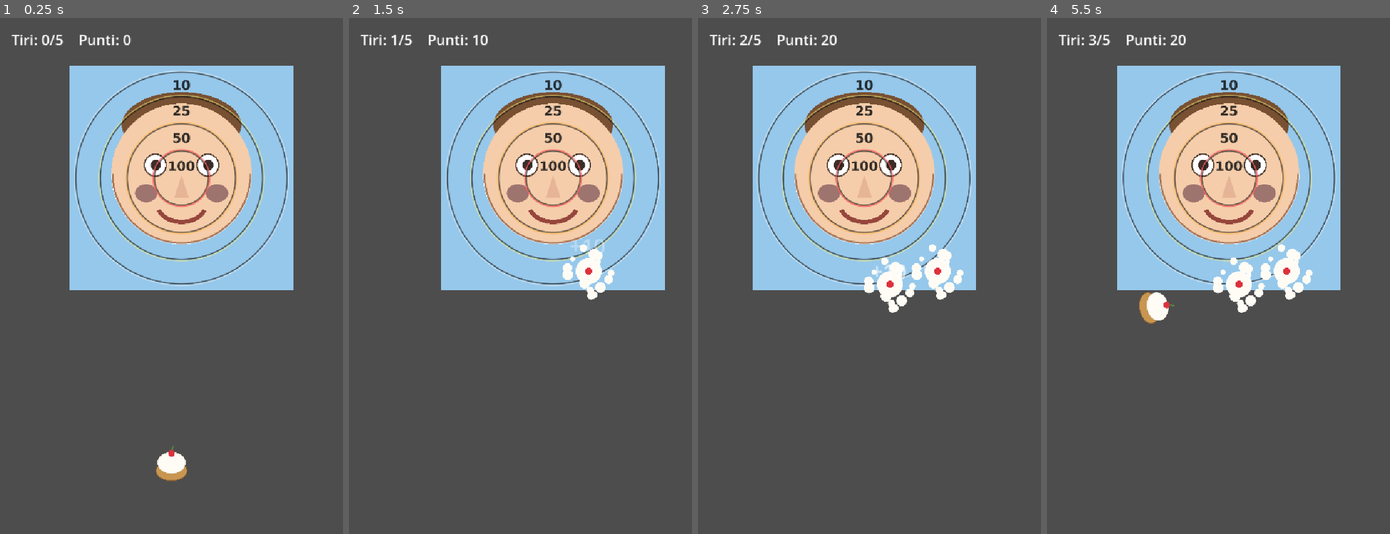
Above: before the commit, frames 1-4 (left to right).
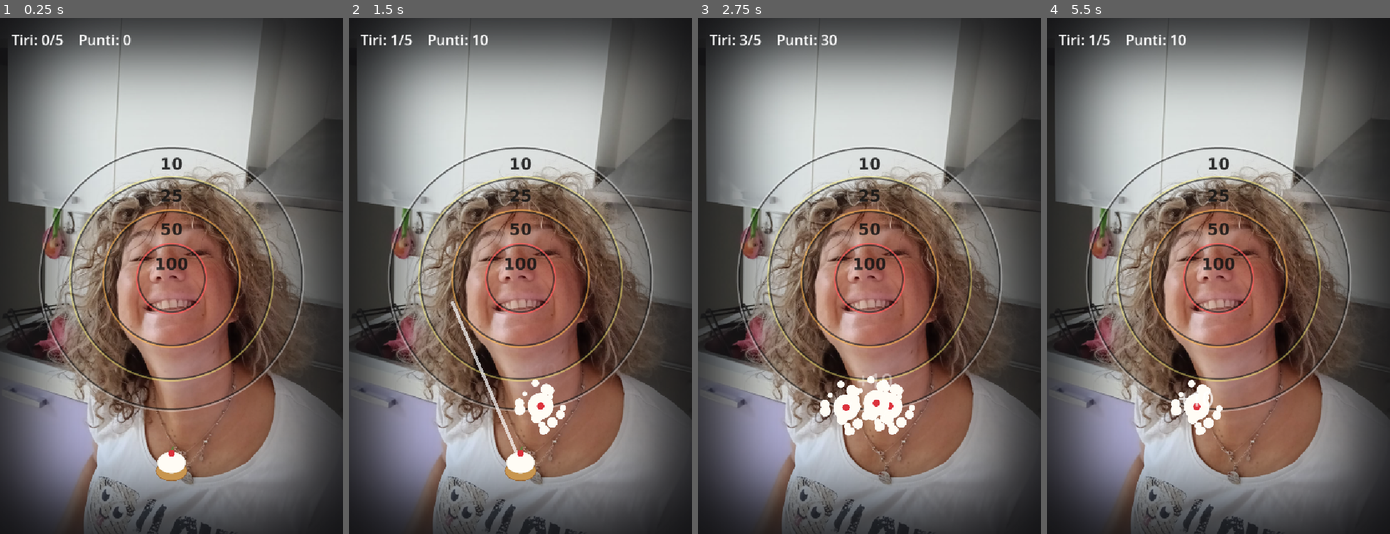
Above: after the commit, the same moments.

Repository: nicolaregge-pulse/corso-godot
Game: Godot game, scene res://main.tscn
The game is run twice, just before and just after one commit, with the same random seed, the same clock (stepped at 60 frames per second) and the same inputs.
Inputs (mouse positions are in pixels of both pictures, inside the frame that each line leads up to):
- Up to frame 1 (0.25 s): no input
- Up to frame 2 (1.5 s): tap Enter (ui_accept) at 0.5, 0.77 s; move the mouse to (595, 250) at 0.52 s; click (595, 250) at 0.67 s; move the mouse to (451, 301) at 1.27 s; click (451, 301) at 1.42 s
- Up to frame 3 (2.75 s): tap Enter (ui_accept) at 1.52 s; move the mouse to (903, 162) at 2.02 s; click (903, 162) at 2.17 s
- Up to frame 4 (5.5 s): move the mouse to (1201, 379) at 2.77 s; click (1201, 379) at 2.92 s; tap Enter (ui_accept) at 3.02, 3.77, 5.27 s; move the mouse to (1321, 353) at 3.52 s; click (1321, 353) at 3.67 s; click (1218, 456) at 4.25 s, where only the run after the commit has a clickable "RIGIOCA"; move the mouse to (1115, 198) at 5.02 s; click (1115, 198) at 5.17 s

The runs differ from the first frame. In frame 1, 80% of the frame differs, in the area x 0-100%, y 0-100%; in frame 2, 83%; in frame 3, 80%; in frame 4, 81%.

Commit message:
Torta in faccia: foto di Francesca a tutto schermo con bordi sfumati
La faccia ora riempie lo schermo (senza deformarla) con i bordi sfumati
(sfondo.png), e il bersaglio a cerchi e' centrato sul viso. Tolti i file
non piu' usati. Riesportato sul web.

Co-Authored-By: Claude Opus 4.8 <noreply@anthropic.com>
Claude-Session: https://claude.ai/code/session_01Vq5FU5TvjomBhpm5HhNzUc

Diff:
--- a/torta-in-faccia/main.gd
+++ b/torta-in-faccia/main.gd
@@ -10,7 +10,7 @@
 # ===== FALLO TUO =====
 const TIRI_TOTALI: int = 5
 const VELOCITA_TORTA: float = 1500.0
-const DONDOLIO: float = 70.0            # quanto si muove la faccia (0 = ferma)
+const DONDOLIO: float = 0.0             # quanto si muove il bersaglio (0 = fermo)
 # =====================
 
 @onready var hudVar: Label = $hudScena
@@ -47,27 +47,26 @@
 	campo = Node2D.new()
 	add_child(campo)
 	move_child(campo, 0)
-	var faccia_tex: Texture2D = load("res://faccia.png")
+	var sfondo_tex: Texture2D = load("res://sfondo.png")
 	var bersaglio_tex: Texture2D = load("res://bersaglio.png")
-	var lato_target: float = min(vp.x * 0.9, 470.0)
-	half = lato_target / 2.0
-	centro = Vector2(vp.x / 2.0, 100.0 + half)
+	centro = Vector2(vp.x * 0.5, vp.y * 0.505)
 	centro_ora = centro
+	half = 290.0
 	r100 = 0.258 * half
 	r50 = 0.50 * half
 	r25 = 0.742 * half
 	r10 = 0.96 * half
+	# la foto a tutto schermo, coi bordi gia' sfumati
 	faccia = Sprite2D.new()
-	faccia.texture = faccia_tex
-	faccia.position = centro
-	# adatta senza deformare: la foto sta dentro il cerchio mantenendo le proporzioni
-	var sc: float = lato_target / float(max(faccia_tex.get_width(), faccia_tex.get_height()))
-	faccia.scale = Vector2(sc, sc)
+	faccia.texture = sfondo_tex
+	faccia.position = Vector2(vp.x * 0.5, vp.y * 0.5)
 	campo.add_child(faccia)
+	# il bersaglio a cerchi, sopra la faccia
 	bersaglio = Sprite2D.new()
 	bersaglio.texture = bersaglio_tex
 	bersaglio.position = centro
-	bersaglio.scale = Vector2(lato_target / float(bersaglio_tex.get_width()), lato_target / float(bersaglio_tex.get_height()))
+	var bsc: float = (2.0 * half) / float(bersaglio_tex.get_width())
+	bersaglio.scale = Vector2(bsc, bsc)
 	campo.add_child(bersaglio)
 	linea = Line2D.new()
 	linea.width = 7.0
@@ -98,7 +97,6 @@
 func _process(delta: float) -> void:
 	tempo += delta
 	centro_ora = centro + Vector2(sin(tempo * 1.2) * DONDOLIO, 0.0)
-	faccia.position = centro_ora
 	bersaglio.position = centro_ora
 	# a partita finita: INVIO per rigiocare
 	if tiri >= TIRI_TOTALI and not in_volo:
--- a/torta-in-faccia/project.godot
+++ b/torta-in-faccia/project.godot
@@ -19,7 +19,7 @@
 window/size/viewport_width=720
 window/size/viewport_height=1080
 window/stretch/mode="canvas_items"
-window/stretch/aspect="expand"
+window/stretch/aspect="keep"
 
 [rendering]
 
Binary file removed: torta-in-faccia/faccia.png
Binary file added: torta-in-faccia/sfondo.png
Not shown, added: torta-in-faccia/sfondo.png.import
Not shown, removed: Francesca.jpeg
Not shown, changed: docs/torta/index.html
Not shown, changed: docs/torta/index.pck
